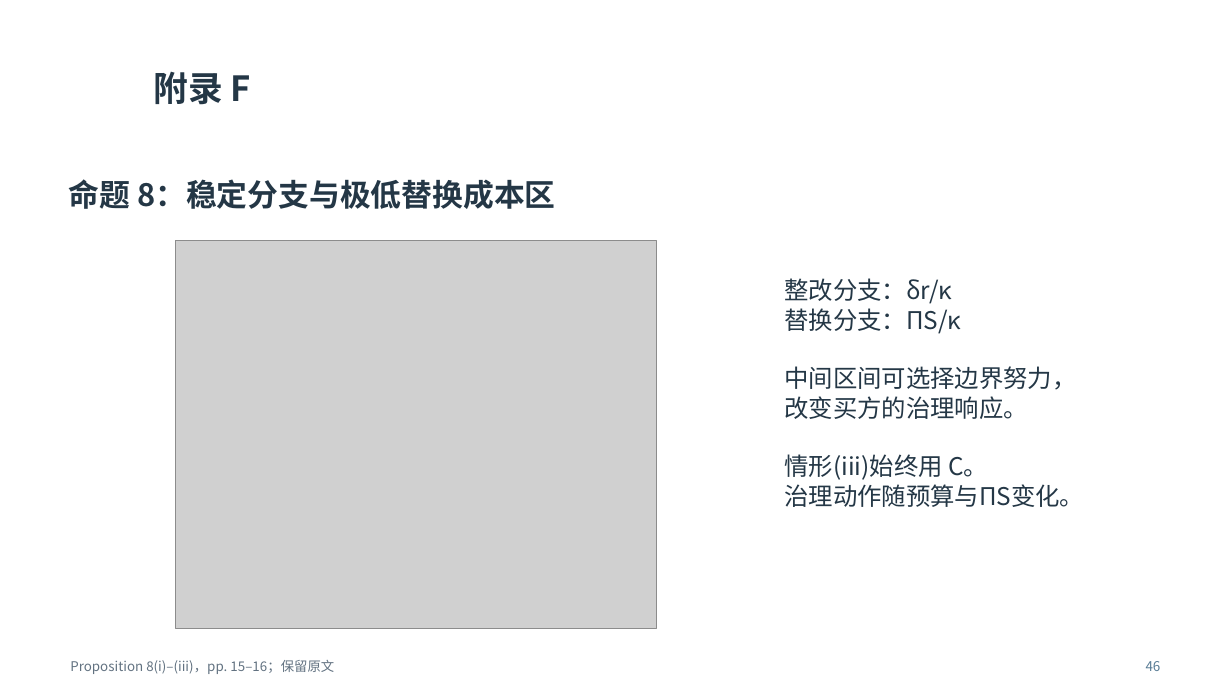
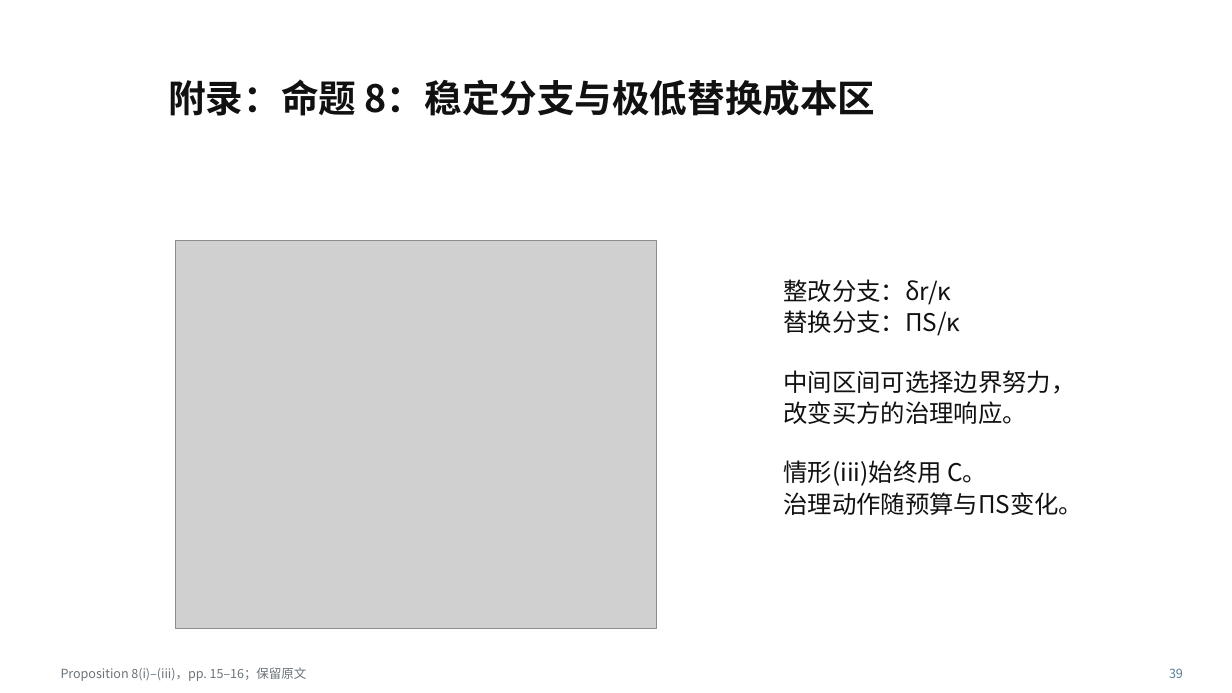
Before and after one commit to shuihongyan7-max/test-codex, a slide deck: slide 39 of 大组会.pptx (slide 46 before the commit). Drawn at 1232x693 pixels with LibreOffice and Linux fonts; fonts in the diff are those of the drawing; grey boxes stand for pictures; background and template pictures are left out. Boxes give left, top, right and bottom in pixels: in the first picture for what was removed or moved away, otherwise in the second. Text is boxed around its words. In the diff, an @@ line names an element or a change of style, - is before the commit and + after.

```diff
--- a/大组会.pptx
+++ b/大组会.pptx
@@ text removed at [153,71,251,105] @@
-附录 F
@@ text at [168,79,876,116]: text changed; size 24 to 29.2 pt; text colour #243746 to #111111 @@
-命题 8：稳定分支与极低替换成本区
+附录：命题 8：稳定分支与极低替换成本区
@@ text "整改分支：δr/κ" at [784,279,1084,515]: text colour #243746 to #111111; line spacing 1.03 to 1.08 @@
@@ text "Proposition 8(i)–(iii)，pp. 15–16；保留原文": place and size @@
-text "Proposition 8(i)–(iii)，pp. 15–16；保留原文" at [70,660,334,674]
+text "Proposition 8(i)–(iii)，pp. 15–16；保留原文" at [61,667,307,681]
@@ text "Proposition 8(i)–(iii)，pp. 15–16；保留原文" at [61,667,307,681]: size 10.4 to 9.8 pt, text colour #627281 to #6B747A; line spacing 1.03 to 1.08 @@
@@ text removed at [1146,661,1161,671] @@
-46
@@ text added at [1169,668,1183,678], 9.8 pt, text #587C95 @@
+39
```
Also in this commit, not shown: 17 other slides changed, 25 slides added, 31 slides removed, 1 other file.
